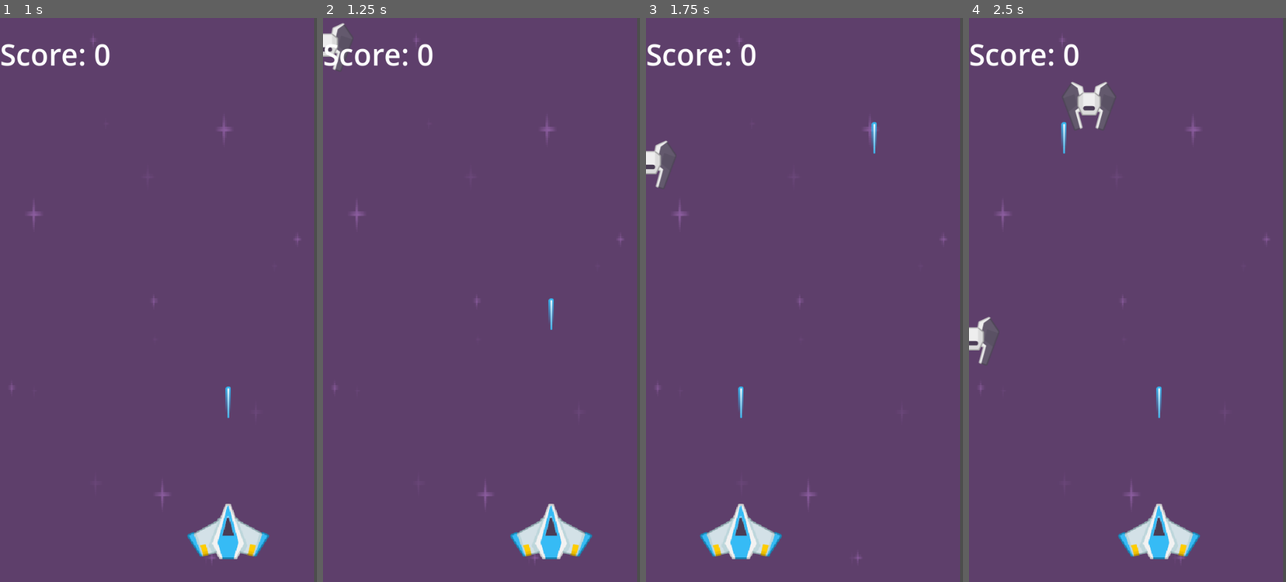
Above: before the commit, frames 1-4 (left to right).
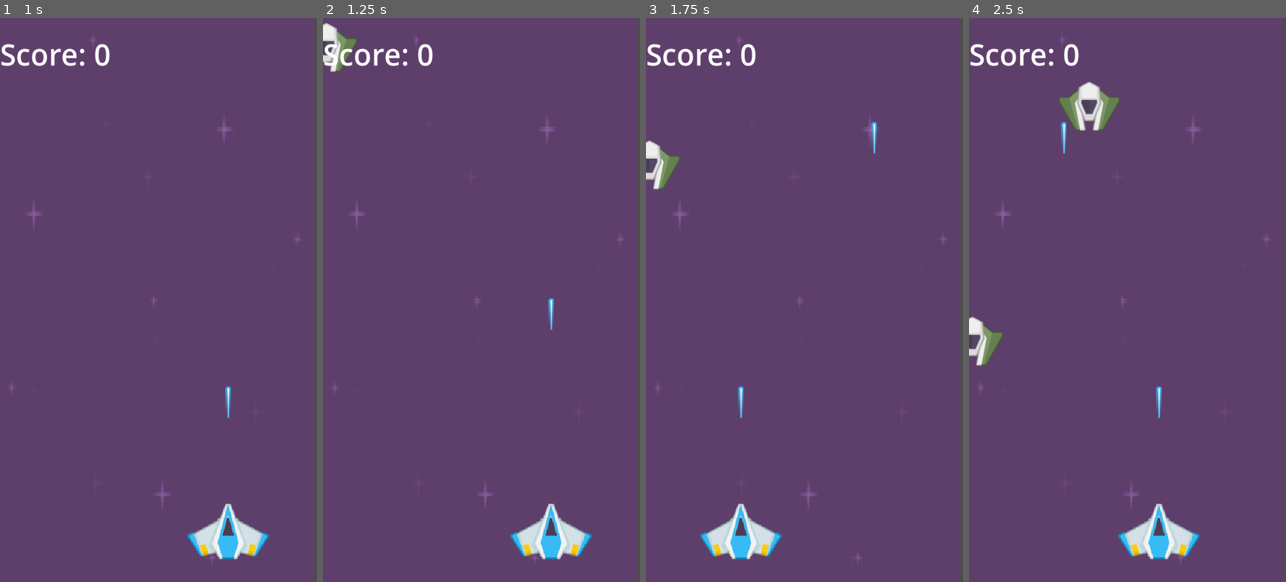
Above: after the commit, the same moments.

Repository: HA5UN0/rfgd-beginner-projects
Game: Godot game, scene res://scenes/main.tscn
The game is run twice, just before and just after one commit, with the same random seed, the same clock (stepped at 60 frames per second) and the same inputs.
Inputs (mouse positions are in pixels of both pictures, inside the frame that each line leads up to):
- Up to frame 1 (1 s): tap Enter (ui_accept) at 0.5, 0.77 s; move the mouse to (228, 271) at 0.52 s; tap Space (fire) at 0.6 s
- Up to frame 2 (1.25 s): no input
- Up to frame 3 (1.75 s): move the mouse to (741, 328) at 1.27 s; tap Space (fire) at 1.35 s; tap Enter (ui_accept) at 1.52 s
- Up to frame 4 (2.5 s): move the mouse to (1159, 175) at 2.02 s; tap Space (fire) at 2.1 s

Frame 1 is identical in both runs. In frame 2, 0.5% of the frame differs, in the area x 0-11%, y 0-10%; in frame 3, 0.5%; in frame 4, 1.5%, in the area x 0-48%, y 11-62%.

Commit message:
created enemy sprite script that selects random enemy texture when spawned

Diff:
--- a/space_shooter/scenes/Enemy.tscn
+++ b/space_shooter/scenes/Enemy.tscn
@@ -1,7 +1,7 @@
 [gd_scene load_steps=4 format=3 uid="uid://l6pm7hn2rl2h"]
 
-[ext_resource type="Texture2D" uid="uid://bnlygo8kh36bf" path="res://art/kenney_space-shooter-redux/PNG/Enemies/enemyBlack1.png" id="1_0ux3x"]
 [ext_resource type="Script" path="res://scripts/enemy.gd" id="1_5aolh"]
+[ext_resource type="Script" path="res://scripts/enemy_sprite_2d.gd" id="3_3jo7a"]
 
 [sub_resource type="CircleShape2D" id="CircleShape2D_pv4p4"]
 radius = 36.6742
@@ -12,7 +12,7 @@
 
 [node name="Sprite2D" type="Sprite2D" parent="."]
 z_index = 2
-texture = ExtResource("1_0ux3x")
+script = ExtResource("3_3jo7a")
 
 [node name="CollisionShape2D" type="CollisionShape2D" parent="."]
 z_index = 2
--- a/space_shooter/scripts/enemy_spawner.gd
+++ b/space_shooter/scripts/enemy_spawner.gd
@@ -4,8 +4,14 @@
 
 
 
+
 func _on_timer_timeout():
 	var new_enemy = enemy_tscn.instantiate()
+
+	# var enemy_range = ["res://scenes/enemy.tscn", 2, 3, "Last"]
+	# var array = ["First", 2, 3, "Last"]
+
+
 	self.add_child(new_enemy)
 
 	var viewport_width = get_viewport_rect().size.x
--- /dev/null
+++ b/space_shooter/scripts/enemy_sprite_2d.gd
@@ -0,0 +1,19 @@
+extends Sprite2D
+
+# preloading different enemy textures! it's ya boi!!
+var enemy1 = preload("res://art/kenney_space-shooter-redux/PNG/Enemies/enemyBlack1.png")
+var enemy2 = preload("res://art/kenney_space-shooter-redux/PNG/Enemies/enemyGreen2.png")
+var enemy3 = preload("res://art/kenney_space-shooter-redux/PNG/Enemies/enemyRed3.png")
+
+# enemy array of all textures
+var enemy_texture_array = [enemy1, enemy2, enemy3]
+var rand_value = enemy_texture_array.pick_random()
+
+
+# Called when the node enters the scene tree for the first time.
+func _ready() -> void:
+	texture = rand_value
+
+# Called every frame. 'delta' is the elapsed time since the previous frame.
+func _process(delta: float) -> void:
+	pass
